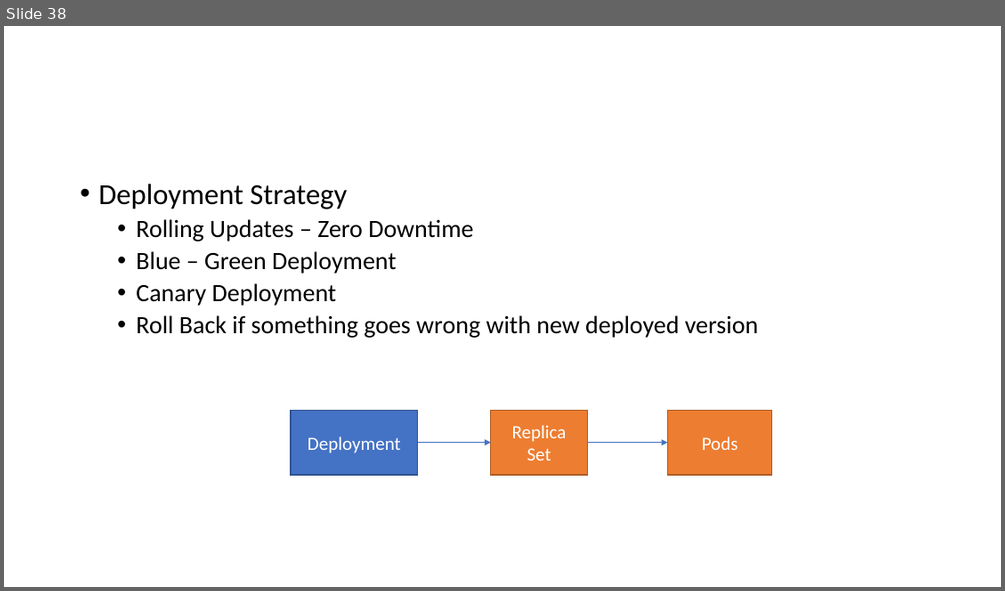
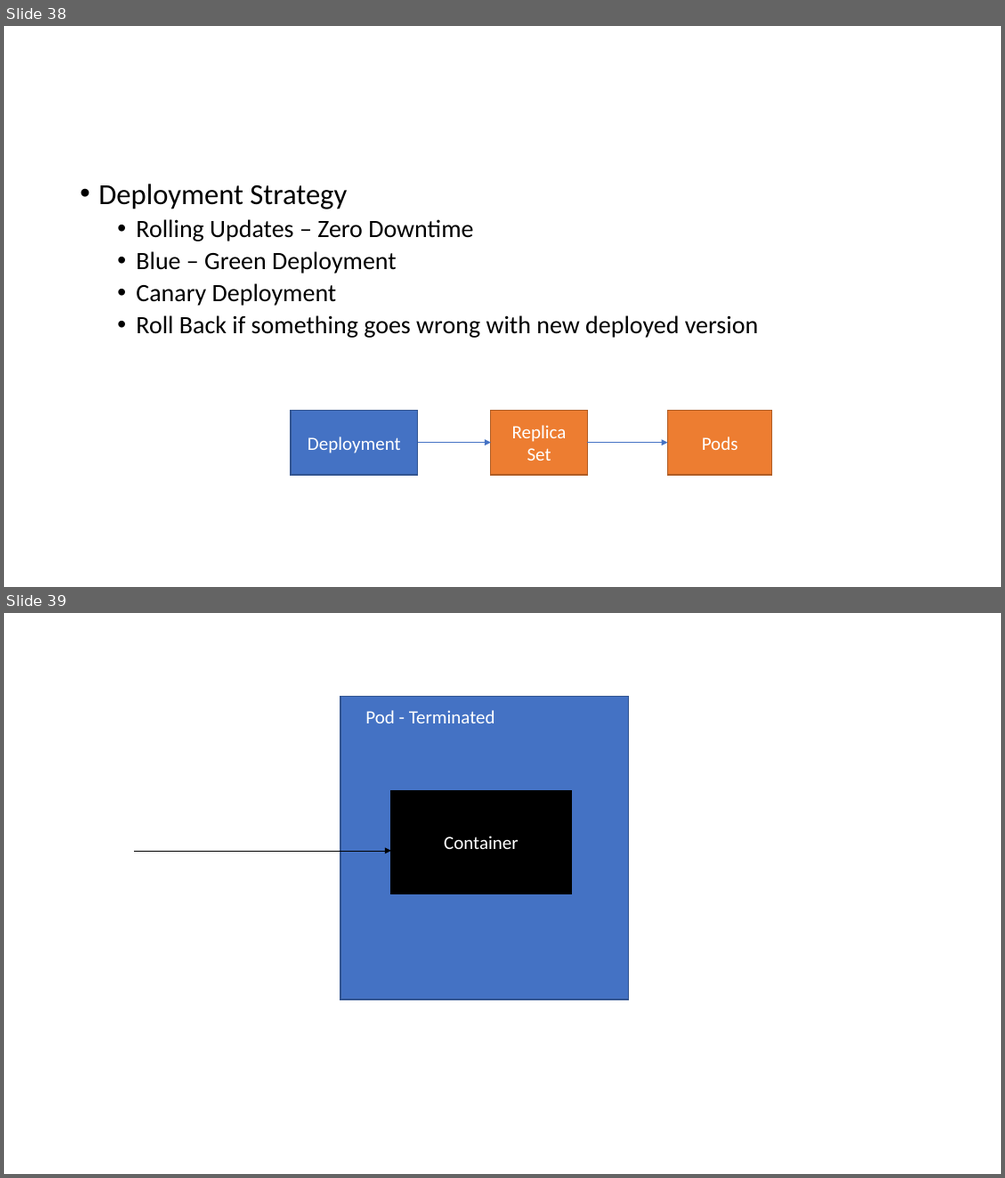
Before and after one commit to BhaveshBR/ckalab, a slide deck: WhiteBoard.pptx. Shown one above the other, each under a label of ours: slide 38 before the commit, slides 38 and 39 after it. The pictures are 1005x591 and 1005x1178 pixels, drawn with LibreOffice and Linux fonts; fonts in the diff are those of the drawing. Boxes give left, top, right and bottom in pixels: in the first picture for what was removed or moved away, otherwise in the second. Text is boxed around its words. In the diff, an @@ line names an element or a change of style, - is before the commit and + after.

```diff
--- a/WhiteBoard.pptx
+++ b/WhiteBoard.pptx
@@ slide 39 added at (4,613,1001,1174), background #FFFFFF @@
@@ rectangle added at (340,696,629,999), fill #4472C4, outline #325491 1 pt @@
@@ text added at (365,710,495,723), 18 pt, text #FFFFFF @@
+Pod - Terminated
@@ rectangle added at (391,791,572,894), fill #000000, outline #000000 1 pt, 18 pt, text #FFFFFF @@
+Container
@@ arrow added from (134, 851) to (391, 851), #000000 0.5 pt @@
```
Also in this commit, not shown: 5 other slides added, 2 other files.
